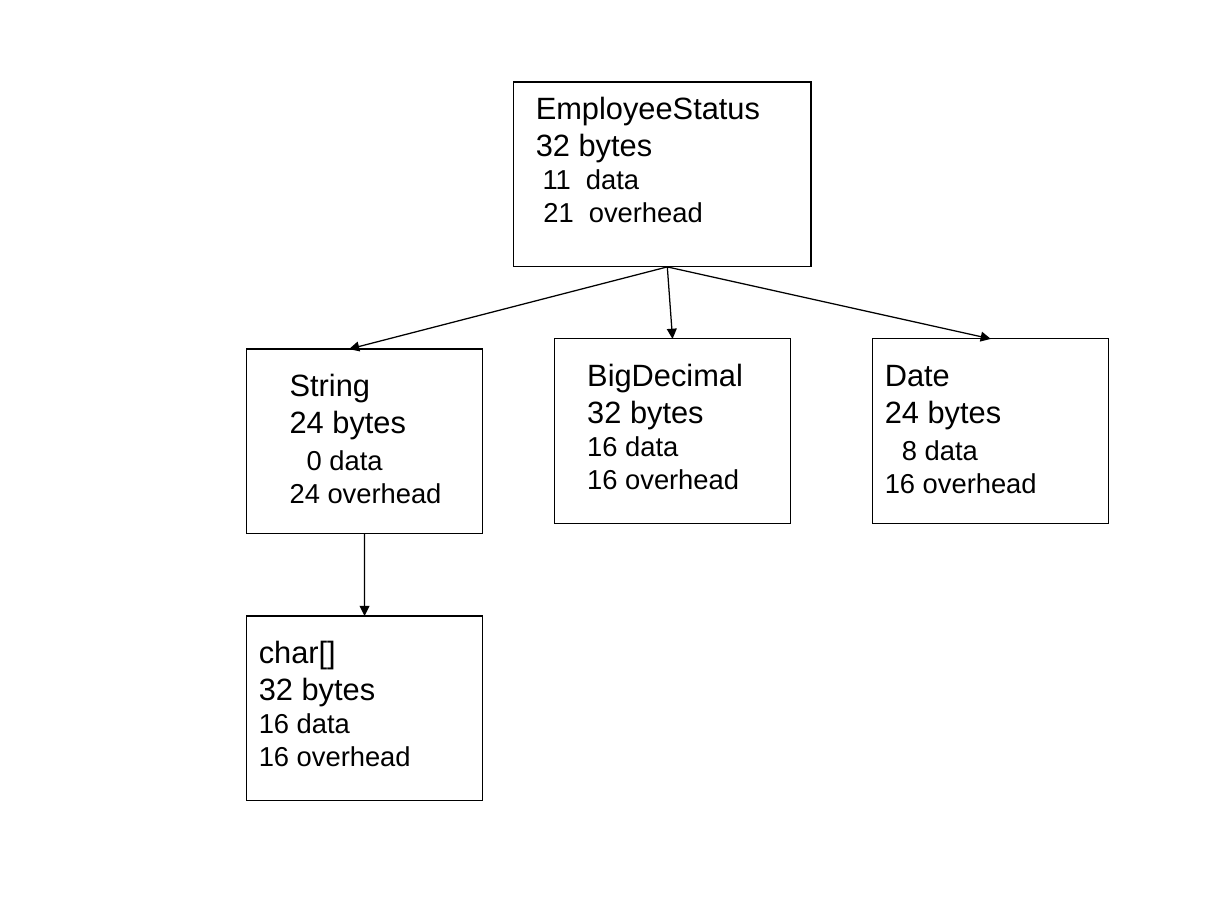
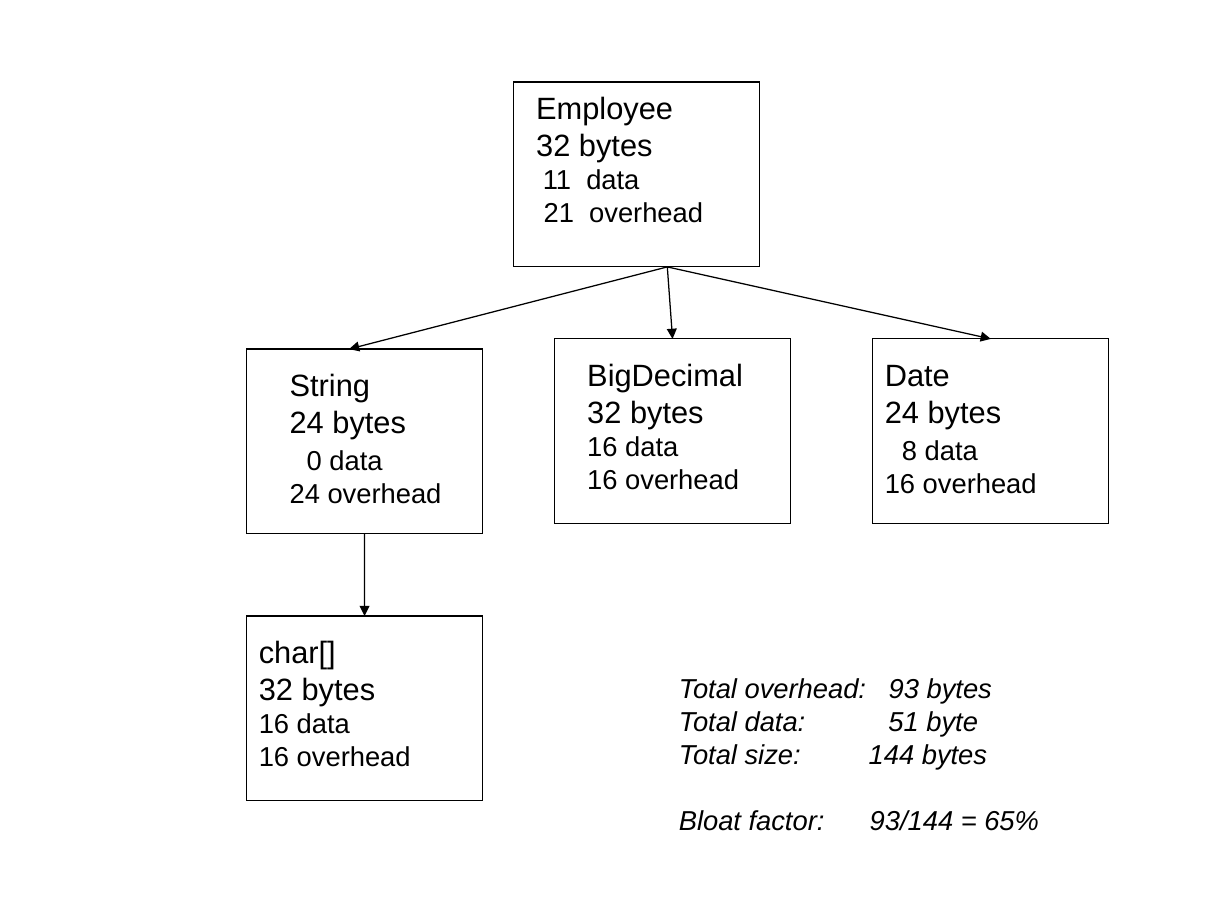
Before and after one commit to TheRuncibleTuner/bloatbook, a slide deck: slide 1 of Figures/chapter4/employee-status.ppt. Drawn at 1232x924 pixels with LibreOffice and Linux fonts; fonts in the diff are those of the drawing. Boxes give left, top, right and bottom in pixels: in the first picture for what was removed or moved away, otherwise in the second. Text is boxed around its words. In the diff, an @@ line names an element or a change of style, - is before the commit and + after.

```diff
--- a/Figures/chapter4/employee-status.ppt
+++ b/Figures/chapter4/employee-status.ppt
@@ rectangle: place and size @@
-rectangle at (514, 83, 812, 267)
+rectangle at (514, 83, 760, 267)
@@ text at (536, 96, 673, 124): text changed @@
-EmployeeStatus
+Employee
@@ text added at (679, 678, 1039, 831), 16 pt, text #000000, italic @@
+Total overhead: 93 bytes
+Total data: 51 byte
+Total size: 144 bytes
+Bloat factor: 93/144 = 65%
```
Also in this commit, not shown: 1 other slide changed, 11 other files.
